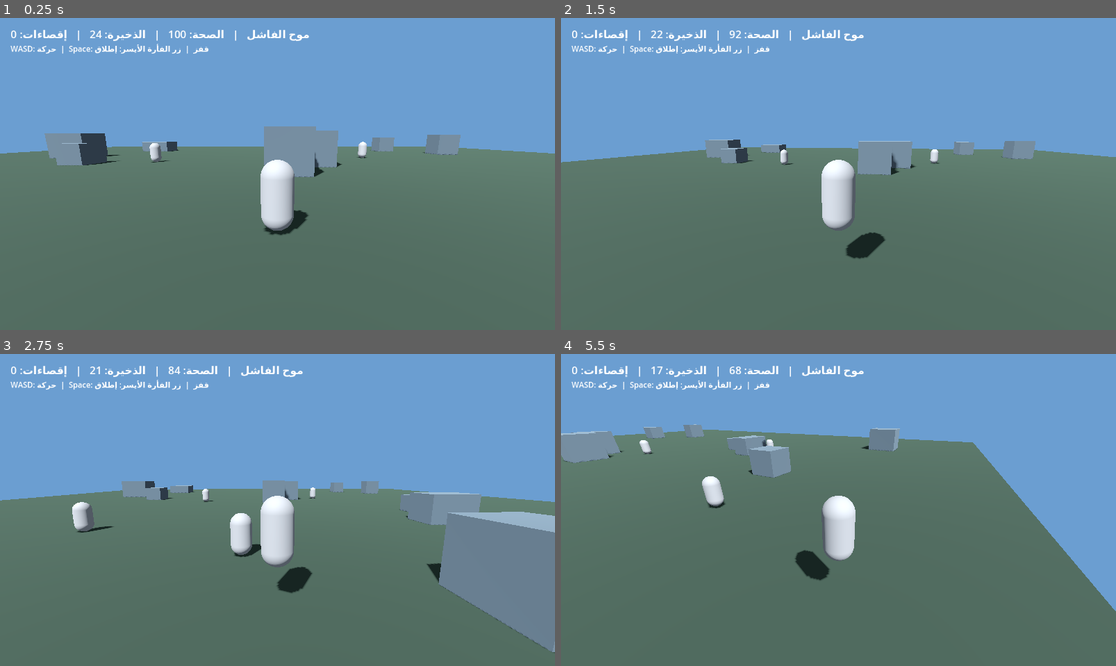
Above: before the commit, frames 1-4 (two rows, left to right).
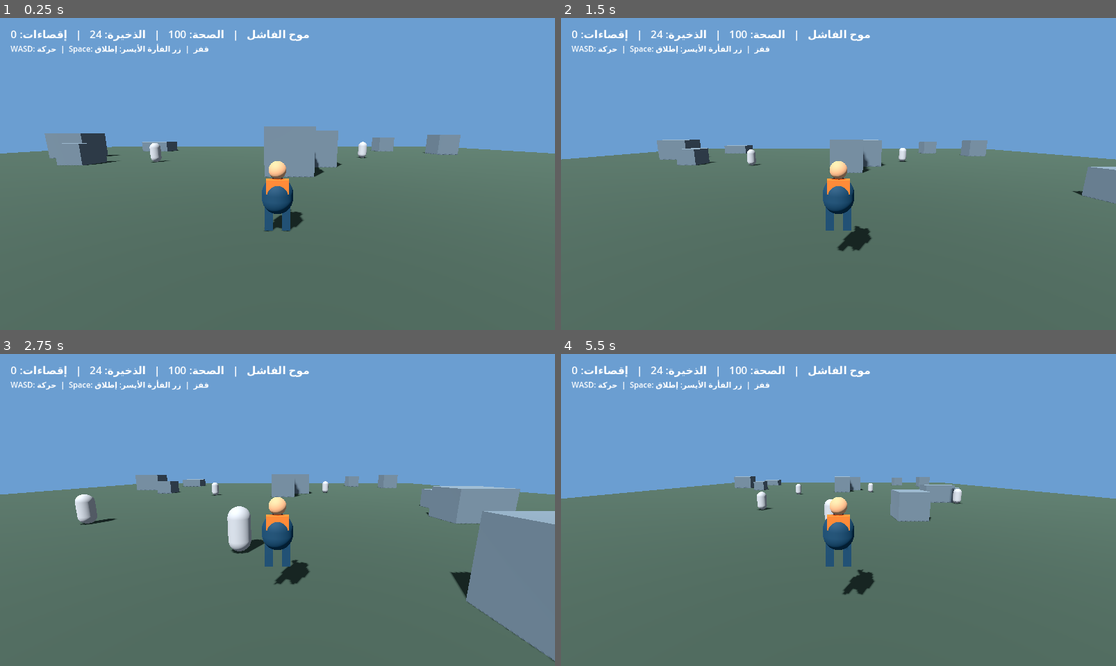
Above: after the commit, the same moments.

Repository: ffzit37-commits/Actaitv
Game: Godot game, scene res://scenes/main.tscn
Same seed, same stepped clock (60 frames per second), same inputs: the game is played once before the commit and once after it.
Inputs (mouse positions are in pixels of both pictures, inside the frame that each line leads up to):
- Up to frame 1 (0.25 s): no input
- Up to frame 2 (1.5 s): tap Enter at 0.5 s; move the mouse to (866, 174) at 0.52 s; hold W (move_forward) from 0.53 s (still down); tap Space (jump) at 0.6, 0.77, 1.07, 1.35 s; click (866, 174) at 0.67 s; move the mouse to (810, 174) at 1.27 s; click (810, 174) at 1.42 s
- Up to frame 3 (2.75 s): keep holding W (move_forward); tap Space (jump) at 1.52, 1.82, 2.1 s; move the mouse to (288, 503) at 2.02 s; click (288, 503) at 2.17 s
- Up to frame 4 (5.5 s): move the mouse to (832, 516) at 2.77 s; tap Space (jump) at 2.85, 3.02, 3.32, 3.6, 3.77, 4.07, 5.1 s; click (832, 516) at 2.92 s; move the mouse to (877, 513) at 3.52 s; click (877, 513) at 3.67 s; tap Escape (ui_cancel) at 4.15 s; release W (move_forward) at 4.25 s; drag from (672, 463) to (755, 432) at 4.27 s; move the mouse to (844, 510) at 5.02 s; hold W (move_forward) from 5.03 s (still down); click (844, 510) at 5.17 s

The runs differ from the first frame. In frame 1, 1.3% of the frame differs, in the area x 46-56%, y 45-70%; in frame 2, 6.0%; in frame 3, 8.5%; in frame 4, 20%, in the area x 0-100%, y 3-83%.
Error after the commit: Invalid call to function 'update_stats' in base 'CanvasLayer (hud.gd)'. Expected 3 arguments. (res://scripts/player.gd:164)

Commit message:
Upgrade Android player controls, combat and hero

Diff:
--- a/godot/scripts/player.gd
+++ b/godot/scripts/player.gd
@@ -1,59 +1,130 @@
 extends CharacterBody3D
 
-@export var move_speed: float = 7.0
-@export var jump_velocity: float = 5.5
-@export var mouse_sensitivity: float = 0.0025
-@export var fire_rate: float = 0.18
-@export var weapon_damage: int = 34
+@export var move_speed := 6.5
+@export var jump_velocity := 5.2
+@export var mouse_sensitivity := 0.0022
+@export var fire_rate := 0.14
+@export var weapon_damage := 34
 
 var gravity: float = ProjectSettings.get_setting("physics/3d/default_gravity")
 var fire_cooldown := 0.0
-var ammo := 24
+var ammo := 30
+var reserve_ammo := 120
 var health := 100
 var eliminations := 0
+var firing := false
+var reloading := false
+var reload_timer := 0.0
+var look_touch := -1
+var last_touch := Vector2.ZERO
 @onready var camera_pivot: Node3D = $CameraPivot
 @onready var camera: Camera3D = $CameraPivot/SpringArm3D/Camera3D
 
 func _ready() -> void:
-    Input.mouse_mode = Input.MOUSE_MODE_CAPTURED
     add_to_group("player")
+    _build_hero()
+    update_hud()
 
 func _unhandled_input(event: InputEvent) -> void:
     if event is InputEventMouseMotion and Input.mouse_mode == Input.MOUSE_MODE_CAPTURED:
-        rotate_y(-event.relative.x * mouse_sensitivity)
-        camera_pivot.rotate_x(-event.relative.y * mouse_sensitivity)
-        camera_pivot.rotation.x = clamp(camera_pivot.rotation.x, deg_to_rad(-55), deg_to_rad(35))
-    if event.is_action_pressed("ui_cancel"):
-        Input.mouse_mode = Input.MOUSE_MODE_VISIBLE
-    if event is InputEventMouseButton and event.pressed:
-        Input.mouse_mode = Input.MOUSE_MODE_CAPTURED
+        _look(event.relative)
+    elif event is InputEventScreenTouch:
+        if event.pressed and event.position.x > get_viewport().get_visible_rect().size.x * 0.38:
+            look_touch = event.index
+            last_touch = event.position
+        elif not event.pressed and event.index == look_touch:
+            look_touch = -1
+    elif event is InputEventScreenDrag and event.index == look_touch:
+        _look(event.position - last_touch)
+        last_touch = event.position
+    elif event is InputEventMouseButton and event.pressed:
         if event.button_index == MOUSE_BUTTON_LEFT:
             shoot()
+    elif event.is_action_pressed("ui_cancel"):
+        Input.mouse_mode = Input.MOUSE_MODE_VISIBLE
+
+func _look(delta: Vector2) -> void:
+    rotate_y(-delta.x * mouse_sensitivity)
+    camera_pivot.rotate_x(-delta.y * mouse_sensitivity)
+    camera_pivot.rotation.x = clamp(camera_pivot.rotation.x, deg_to_rad(-48), deg_to_rad(32))
 
 func _physics_process(delta: float) -> void:
     fire_cooldown = maxf(0.0, fire_cooldown - delta)
+    if reloading:
+        reload_timer -= delta
+        if reload_timer <= 0.0:
+            var needed := 30 - ammo
+            var loaded: int = mini(needed, reserve_ammo)
+            ammo += loaded
+            reserve_ammo -= loaded
+            reloading = false
+            update_hud()
     if not is_on_floor():
         velocity.y -= gravity * delta
     if Input.is_action_just_pressed("jump") and is_on_floor():
-        velocity.y = jump_velocity
-
+        jump()
     var input_dir := Input.get_vector("move_left", "move_right", "move_forward", "move_back")
     var direction := (global_transform.basis.x * input_dir.x - global_transform.basis.z * input_dir.y).normalized()
     if direction.length() > 0.01:
         velocity.x = direction.x * move_speed
         velocity.z = direction.z * move_speed
     else:
-        velocity.x = move_toward(velocity.x, 0.0, move_speed * 5.0 * delta)
-        velocity.z = move_toward(velocity.z, 0.0, move_speed * 5.0 * delta)
+        velocity.x = move_toward(velocity.x, 0.0, move_speed * 6.0 * delta)
+        velocity.z = move_toward(velocity.z, 0.0, move_speed * 6.0 * delta)
     move_and_slide()
+    if firing:
+        shoot()
+
+func _build_hero() -> void:
+    var suit := _mat(Color(0.07, 0.20, 0.28))
+    var accent := _mat(Color(0.95, 0.35, 0.12))
+    var skin := _mat(Color(0.72, 0.52, 0.37))
+    _add_capsule($Body, 0.39, 0.92, suit)
+    var head := MeshInstance3D.new()
+    var sphere := SphereMesh.new()
+    sphere.radius = 0.22
+    sphere.height = 0.44
+    head.mesh = sphere
+    head.position = Vector3(0, 1.55, 0)
+    head.material_override = skin
+    add_child(head)
+    _add_box(Vector3(0, 1.02, -0.38), Vector3(0.16, 0.14, 0.78), accent)
+    _add_box(Vector3(-0.22, 0.35, 0), Vector3(0.2, 0.65, 0.24), suit)
+    _add_box(Vector3(0.22, 0.35, 0), Vector3(0.2, 0.65, 0.24), suit)
+    _add_box(Vector3(0, 1.18, 0.18), Vector3(0.54, 0.34, 0.24), accent)
+
+func _mat(color: Color) -> StandardMaterial3D:
+    var m := StandardMaterial3D.new()
+    m.albedo_color = color
+    m.roughness = 0.78
+    return m
+
+func _add_capsule(node: MeshInstance3D, radius: float, height: float, material: Material) -> void:
+    var mesh := CapsuleMesh.new()
+    mesh.radius = radius
+    mesh.height = height
+    node.mesh = mesh
+    node.material_override = material
+
+func _add_box(pos: Vector3, size: Vector3, material: Material) -> void:
+    var node := MeshInstance3D.new()
+    var mesh := BoxMesh.new()
+    mesh.size = size
+    node.mesh = mesh
+    node.position = pos
+    node.material_override = material
+    add_child(node)
 
 func shoot() -> void:
-    if fire_cooldown > 0.0 or ammo <= 0:
+    if reloading or fire_cooldown > 0.0:
+        return
+    if ammo <= 0:
+        reload_weapon()
         return
     fire_cooldown = fire_rate
     ammo -= 1
     var from := camera.global_position
-    var to := from + -camera.global_transform.basis.z * 120.0
+    var to := from + -camera.global_transform.basis.z * 160.0
     var query := PhysicsRayQueryParameters3D.create(from, to)
     query.exclude = [get_rid()]
     var hit := get_world_3d().direct_space_state.intersect_ray(query)
@@ -63,10 +134,19 @@
             target.take_damage(weapon_damage)
     update_hud()
 
-func update_hud() -> void:
-    var hud = get_tree().get_first_node_in_group("hud")
-    if hud:
-        hud.update_stats(health, ammo, eliminations)
+func reload_weapon() -> void:
+    if reloading or ammo >= 30 or reserve_ammo <= 0:
+        return
+    reloading = true
+    reload_timer = 1.35
+    update_hud()
+
+func jump() -> void:
+    if is_on_floor():
+        velocity.y = jump_velocity
+
+func set_firing(value: bool) -> void:
+    firing = value
 
 func take_damage(amount: int) -> void:
     health = maxi(0, health - amount)
@@ -77,3 +157,8 @@
 func add_elimination() -> void:
     eliminations += 1
     update_hud()
+
+func update_hud() -> void:
+    var hud = get_tree().get_first_node_in_group("hud")
+    if hud:
+        hud.update_stats(health, ammo, reserve_ammo, eliminations, reloading)
